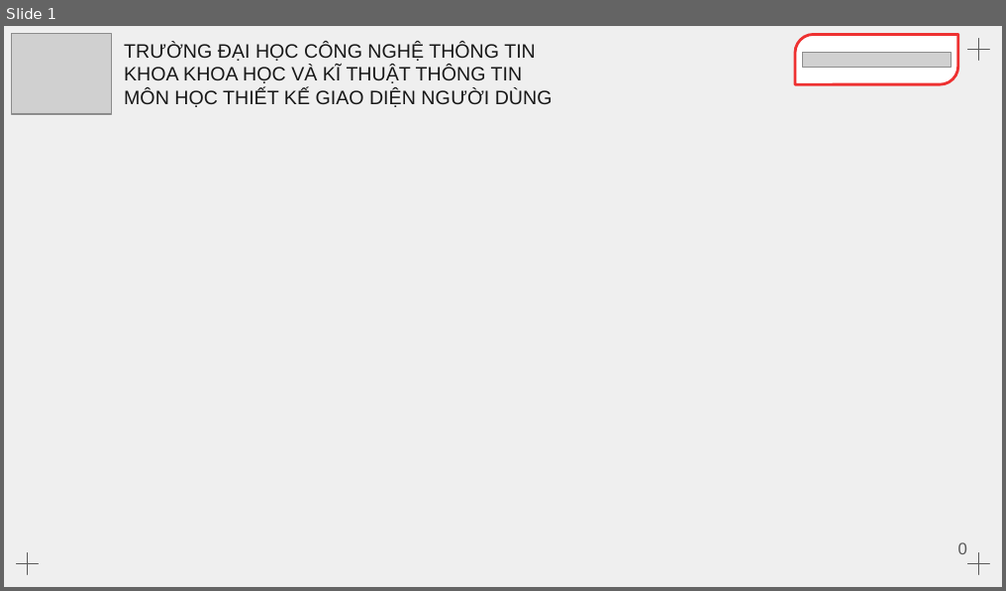
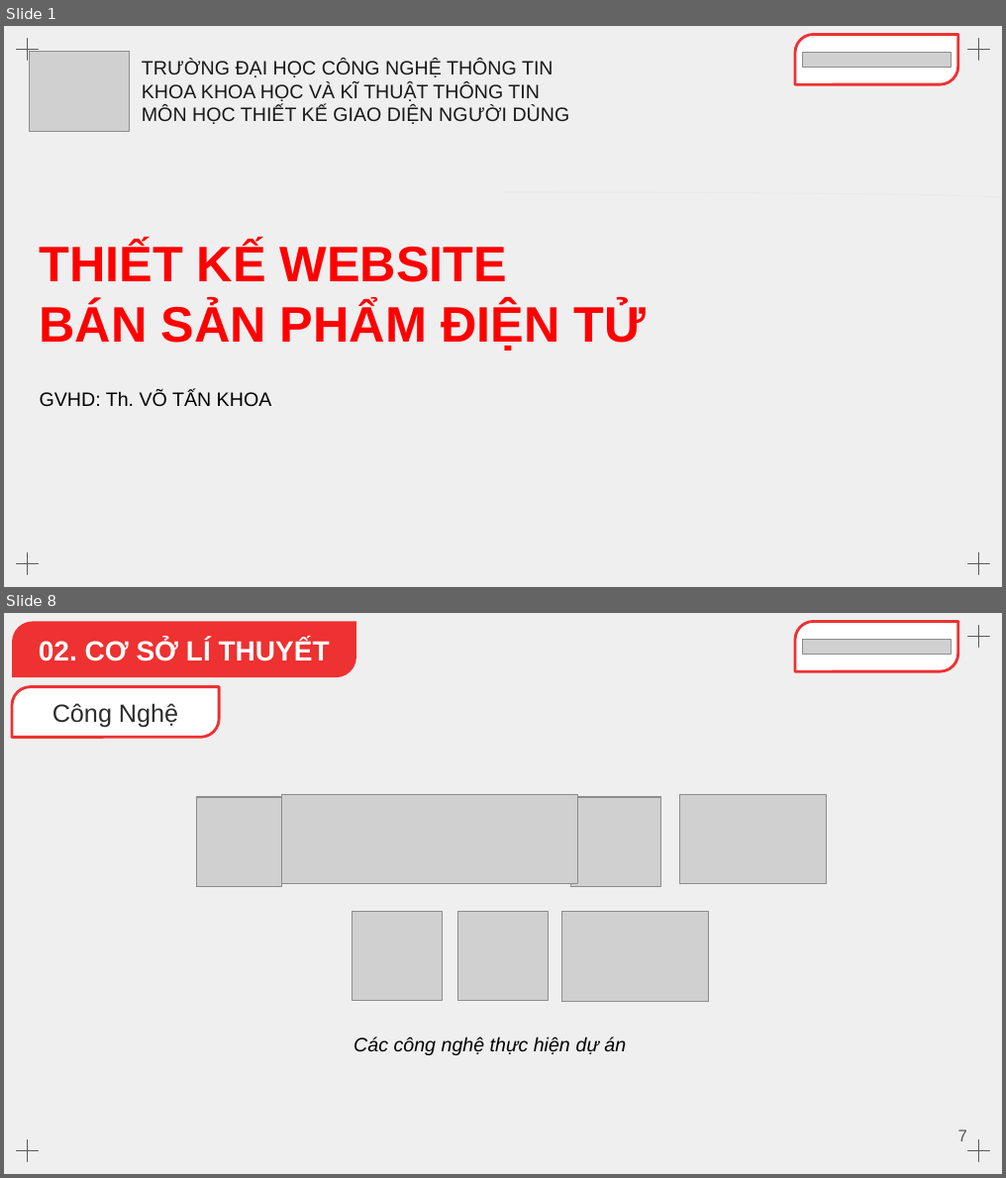
Before and after one commit to Dat22540003/e-commerce, a slide deck: report/report_group_3.pptx. Shown one above the other, each under a label of ours: slide 1 before the commit, slides 1 and 8 after it; the slides between them are not shown. The pictures are 1006x591 and 1006x1178 pixels, drawn with LibreOffice and Linux fonts; fonts in the diff are those of the drawing; grey boxes stand for pictures. Boxes give left, top, right and bottom in pixels: in the first picture for what was removed or moved away, otherwise in the second. Text is boxed around its words. In the diff, an @@ line names an element or a change of style, - is before the commit and + after.

```diff
--- a/report/report_group_3.pptx
+++ b/report/report_group_3.pptx
@@ slide 8 added at [4,613,1002,1174], background #EFEFEF; not listed: 4 template elements that a slide beside it also shows @@
@@ round diag rect added at [12,621,356,677], fill #EE3131, 20 pt, text #FFFFFF, bold @@
+    02. CƠ SỞ LÍ THUYẾT
@@ round diag rect added at [795,621,959,670], fill #FFFFFF, outline #EE3131 2 pt @@
@@ picture added at [802,639,951,654] @@
@@ round diag rect added at [12,687,219,737], fill #FFFFFF, outline #EE3131 2 pt, 18 pt, text #2C2C2C @@
+    Công Nghệ
@@ picture added at [197,797,281,887] @@
@@ picture added at [281,794,578,884] @@
@@ picture added at [571,797,660,887] @@
@@ picture added at [679,794,827,884] @@
@@ picture added at [352,911,443,1001] @@
@@ picture added at [458,911,548,1001] @@
@@ picture added at [561,911,709,1001] @@
@@ text added at [353,1037,626,1056], 14 pt, text #000000, italic @@
+Các công nghệ thực hiện dự án
@@ page number added at [958,1130,967,1142], 12 pt, text #595959 @@
+7
@@ slide 1 changed as well @@
@@ picture: place and size @@
-picture at [12,34,112,115]
+picture at [29,51,129,132]
@@ text "TRƯỜNG ĐẠI HỌC CÔNG NGHỆ ...": place and size @@
-text "TRƯỜNG ĐẠI HỌC CÔNG NGHỆ ..." at [124,42,552,107]
+text "TRƯỜNG ĐẠI HỌC CÔNG NGHỆ ..." at [142,60,570,124]
@@ text added at [40,242,647,351], 36 pt, text #FF0000, bold @@
+THIẾT KẾ WEBSITE
+BÁN SẢN PHẨM ĐIỆN TỬ
@@ text added at [40,391,272,407], 14 pt, text #000000 @@
+GVHD: Th. VÕ TẤN KHOA
@@ page number removed at [958,543,967,555] @@
-0
```
Also in this commit, not shown: 19 other slides added, 2 slides removed, 7 other files.
